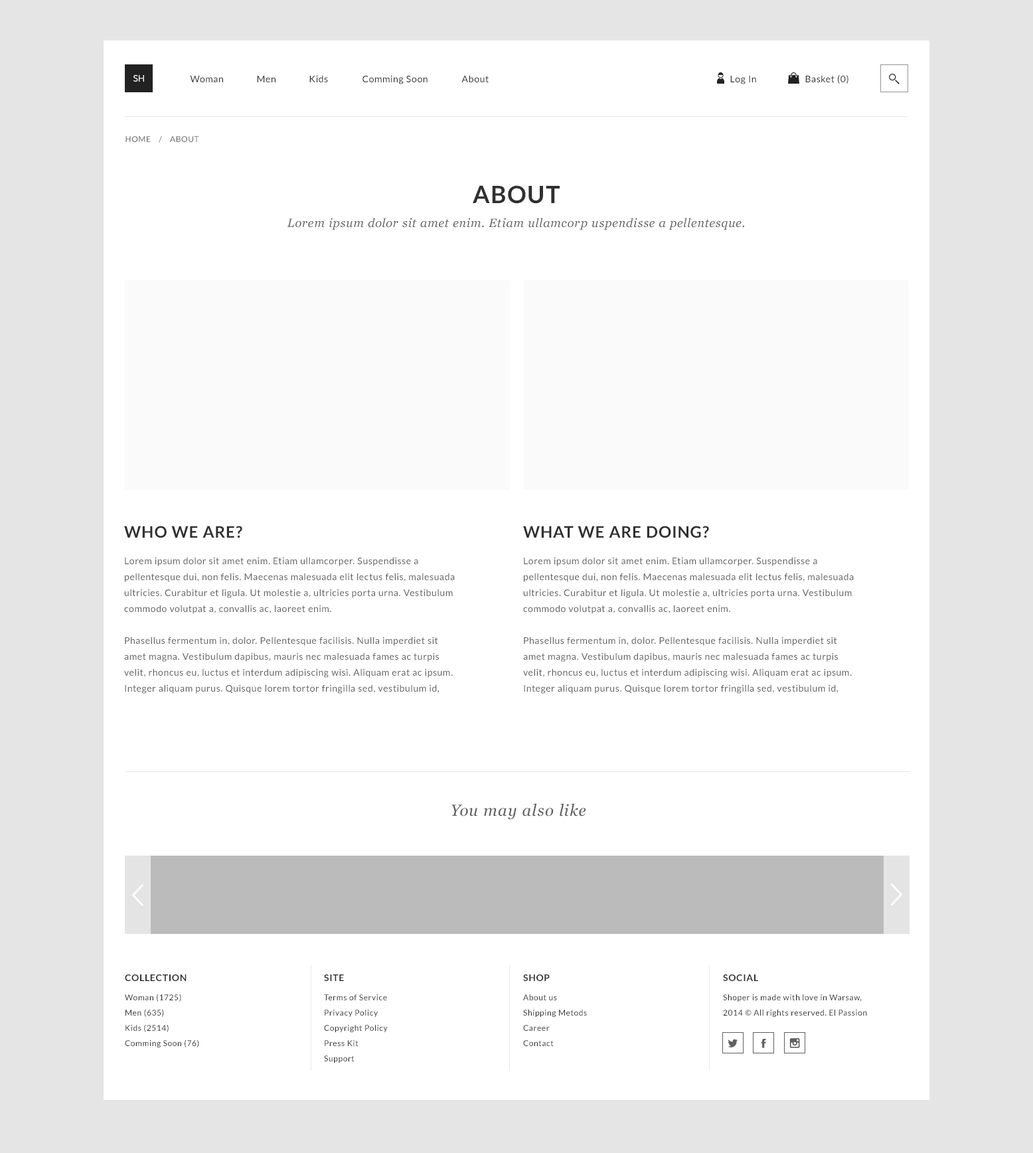
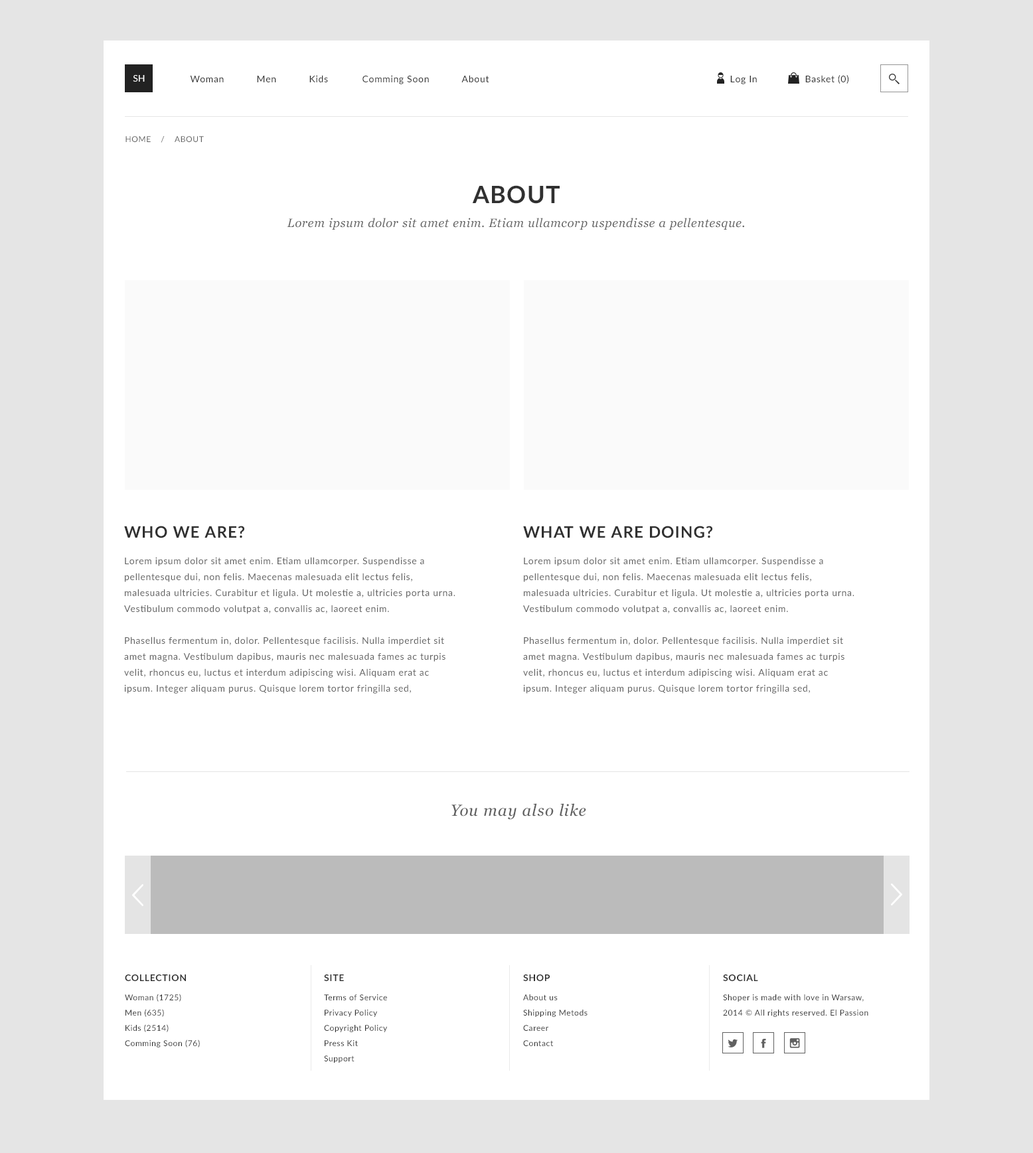
Layers edited between the first and the second 1033×1153 image:
painted on "sh" over 132, 75, 145, 82
painted on "Woman" over 189, 75, 224, 83
painted on "Men" over 258, 75, 277, 83
painted on "Kids" over 311, 75, 328, 83
painted on "Comming Soon" over 362, 75, 429, 85
painted on "About" over 462, 75, 490, 83
painted on "Log In" over 731, 75, 757, 85
painted on "Basket (0)" over 806, 75, 849, 84
painted on "HOME / About" over 129, 136, 204, 143
painted on "About Lorem ipsum dolor sit amet enim. Etiam ullamcorp uspendis" over 472, 185, 552, 204
painted on "Who we are? Lorem ipsum dolor sit amet enim. Etiam ullamcorper." over 124, 525, 456, 694
painted on "What we are doing? Lorem ipsum dolor sit amet enim. Etiam ullam" over 523, 525, 855, 694
painted on "Collection" (2nd of 2, in "footer" › "Collection") over 124, 974, 187, 982
painted on "Woman (1725) Men (635) Kids (2514) Comming Soon (76)" over 124, 993, 200, 1048
painted on "site" over 323, 974, 344, 982
painted on "Terms of Service Privacy Policy Copyright Policy Press Kit" over 323, 994, 388, 1062
painted on "Shop" (2nd of 2, in "footer" › "Shop") over 523, 974, 550, 982
painted on "About us Shipping Metods Career Contact" over 523, 994, 588, 1047
painted on "social" (1st of 2, in "footer" › "Social") over 723, 974, 759, 982
painted on "Shoper is made with love in Warsaw, 2014 © All rights reserved" over 723, 994, 869, 1018
